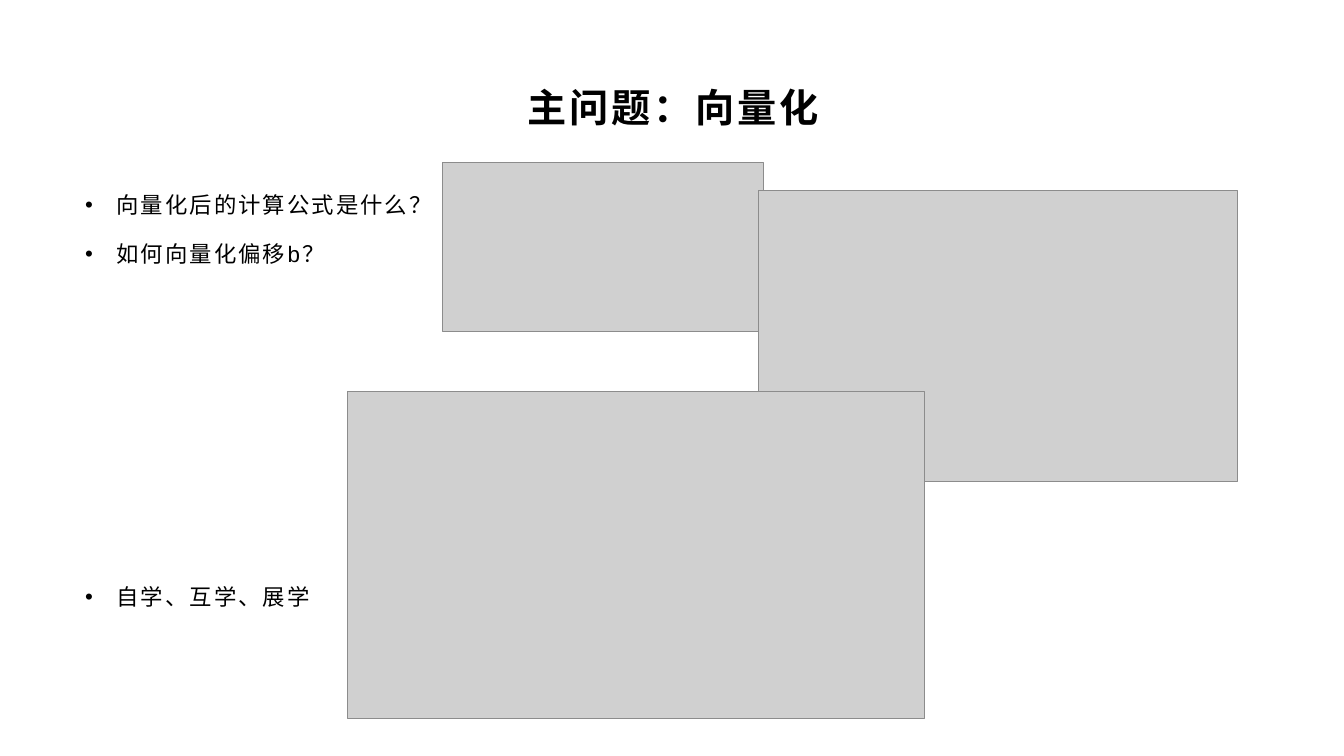
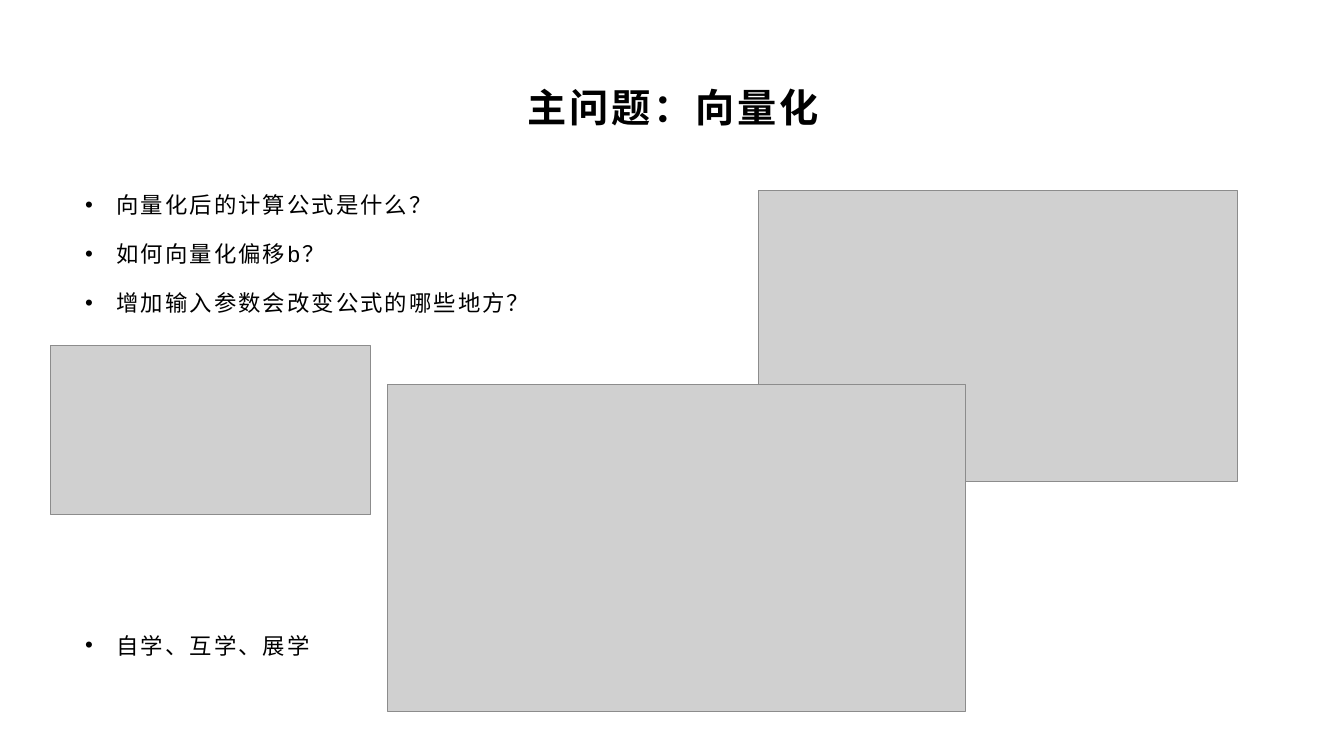
Before and after one commit to yyc-git/DeepLearningEdu, a slide deck: slide 8 of lessons/3_derivation/ppt/全连接层的前向和后向传播推导.pptx. Drawn at 1344x756 pixels with LibreOffice and Linux fonts; fonts in the diff are those of the drawing; grey boxes stand for pictures; background and template pictures are left out. Boxes give left, top, right and bottom in pixels: in the first picture for what was removed or moved away, otherwise in the second. Text is boxed around its words. In the diff, an @@ line names an element or a change of style, - is before the commit and + after.

```diff
--- a/lessons/3_derivation/ppt/全连接层的前向和后向传播推导.pptx
+++ b/lessons/3_derivation/ppt/全连接层的前向和后向传播推导.pptx
@@ text at bbox=[117, 292, 530, 313]: paragraph added @@
+• 增加输入参数会改变公式的哪些地方？
@@ picture: place and size @@
-picture at bbox=[443, 162, 763, 332]
+picture at bbox=[50, 346, 371, 515]
@@ picture: place and size @@
-picture at bbox=[348, 392, 926, 719]
+picture at bbox=[388, 385, 966, 712]
```
Also in this commit, not shown: 4 other slides changed.
